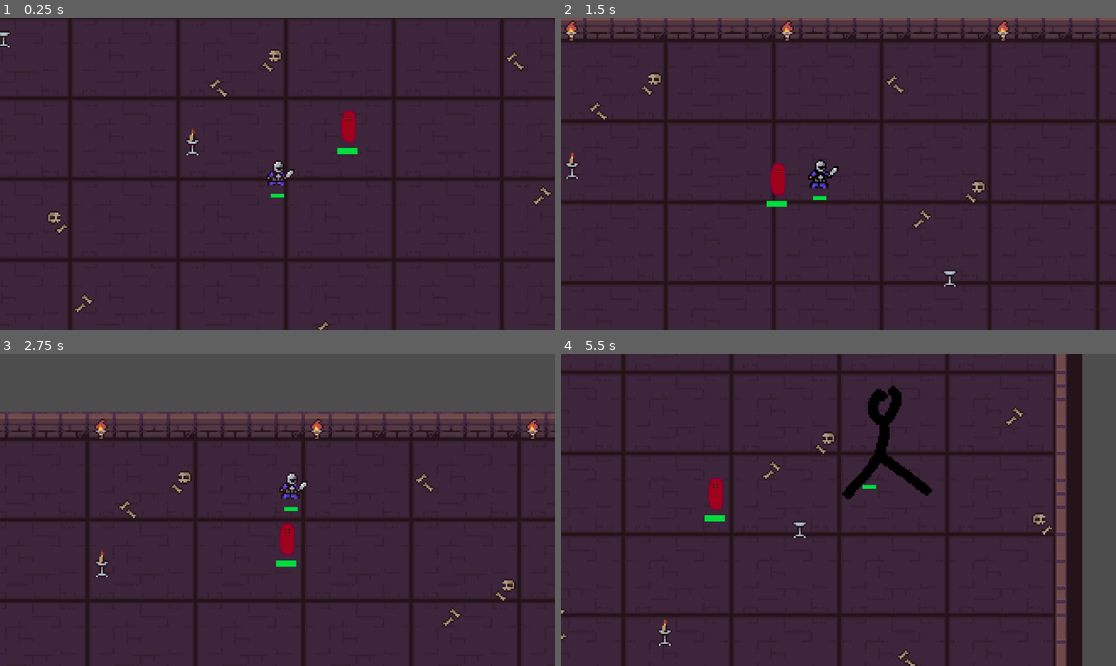
Above: before the commit, frames 1-4 (two rows, left to right).
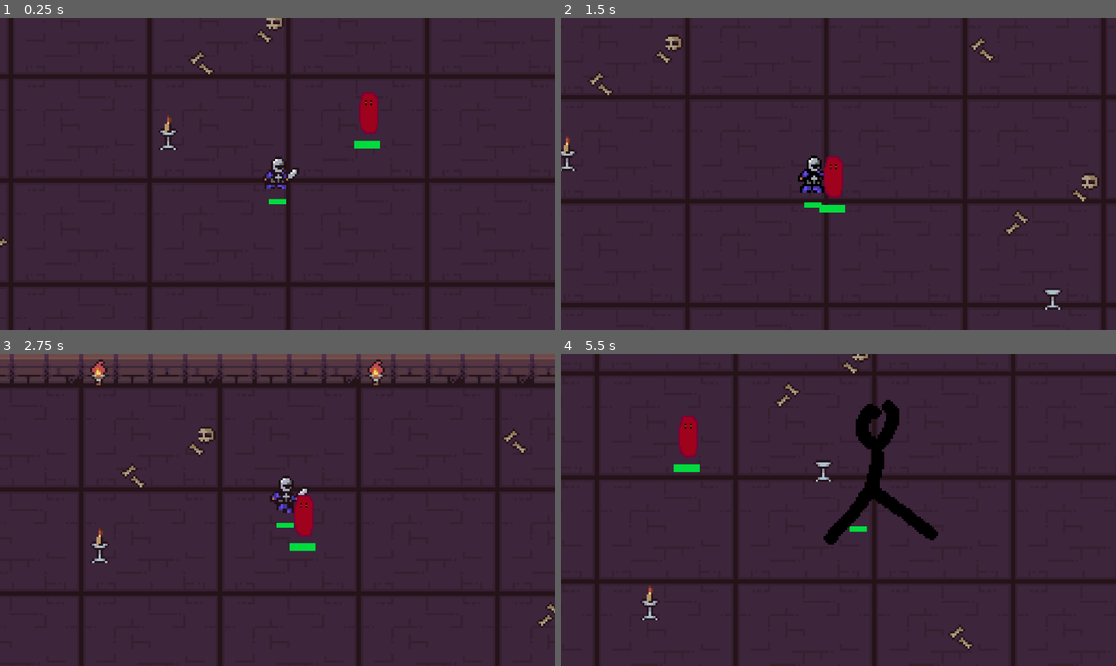
Above: after the commit, the same moments.

Repository: Lukas74m/gae_ca2
Game: Godot game, scene res://scenes/game/Game.tscn
The game is run twice, just before and just after one commit, with the same random seed, the same clock (stepped at 60 frames per second) and the same inputs.
Inputs (mouse positions are in pixels of both pictures, inside the frame that each line leads up to):
- Up to frame 1 (0.25 s): no input
- Up to frame 2 (1.5 s): move the mouse to (960, 158) at 0.52 s; hold E (dash) 0.53-1.28 s; move the mouse to (727, 189) at 1.27 s; tap Q (attack) at 1.35 s
- Up to frame 3 (2.75 s): tap E (dash) at 1.55 s; move the mouse to (333, 441) at 2.02 s; hold E (dash) from 2.03 s (still down)
- Up to frame 4 (5.5 s): move the mouse to (810, 572) at 2.77 s; release E (dash) at 2.78 s; tap E (dash) at 2.85, 3.8, 4.35 s; move the mouse to (1005, 556) at 3.52 s; hold Q (attack) 3.53-4.28 s; move the mouse to (672, 463) at 4.27 s; move the mouse to (866, 510) at 5.02 s; hold E (dash) from 5.03 s (still down)

The runs differ from the first frame. In frame 1, 11% of the frame differs, in the area x 0-100%, y 0-100%; in frame 2, 15%; in frame 3, 29%; in frame 4, 22%.

Commit message:
bissl balancing

Diff:
--- a/gae-ca2/scenes/game/Game.tscn
+++ b/gae-ca2/scenes/game/Game.tscn
@@ -200,7 +200,7 @@
 
 [node name="Camera2D" type="Camera2D" parent="Player"]
 position = Vector2(-9, 1)
-zoom = Vector2(3.5, 3.5)
+zoom = Vector2(4.5, 4.5)
 position_smoothing_enabled = true
 
 [node name="EnemyManager" parent="." instance=ExtResource("4_7qcb4")]
--- a/gae-ca2/scripts/player/player.gd
+++ b/gae-ca2/scripts/player/player.gd
@@ -1,8 +1,8 @@
 extends CharacterBody2D
 
-@export var speed: float = 170.0
+@export var speed: float = 140.0
 @export var stop_distance: float = 30.0
-@export var dash_speed: float = 200.0
+@export var dash_speed: float = 250.0
 @export var dash_duration: float = 0.2
 @export var dash_cooldown: float = 1.0
 @onready var attack_area: Area2D = $Area2D
